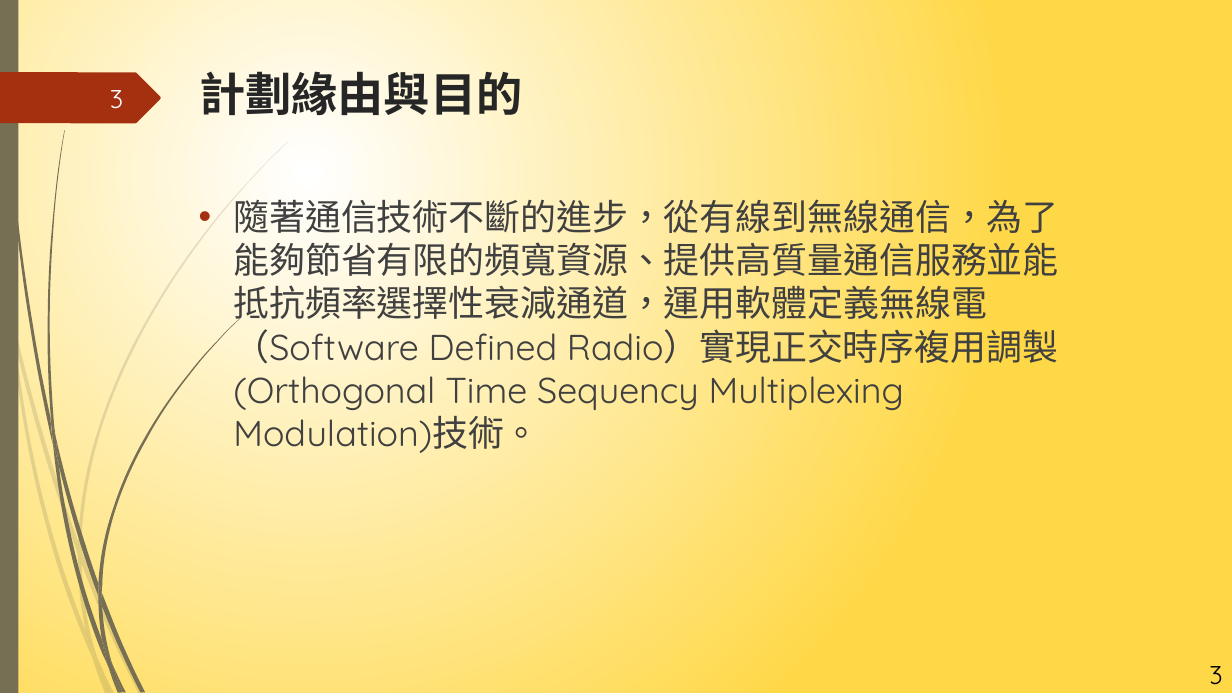
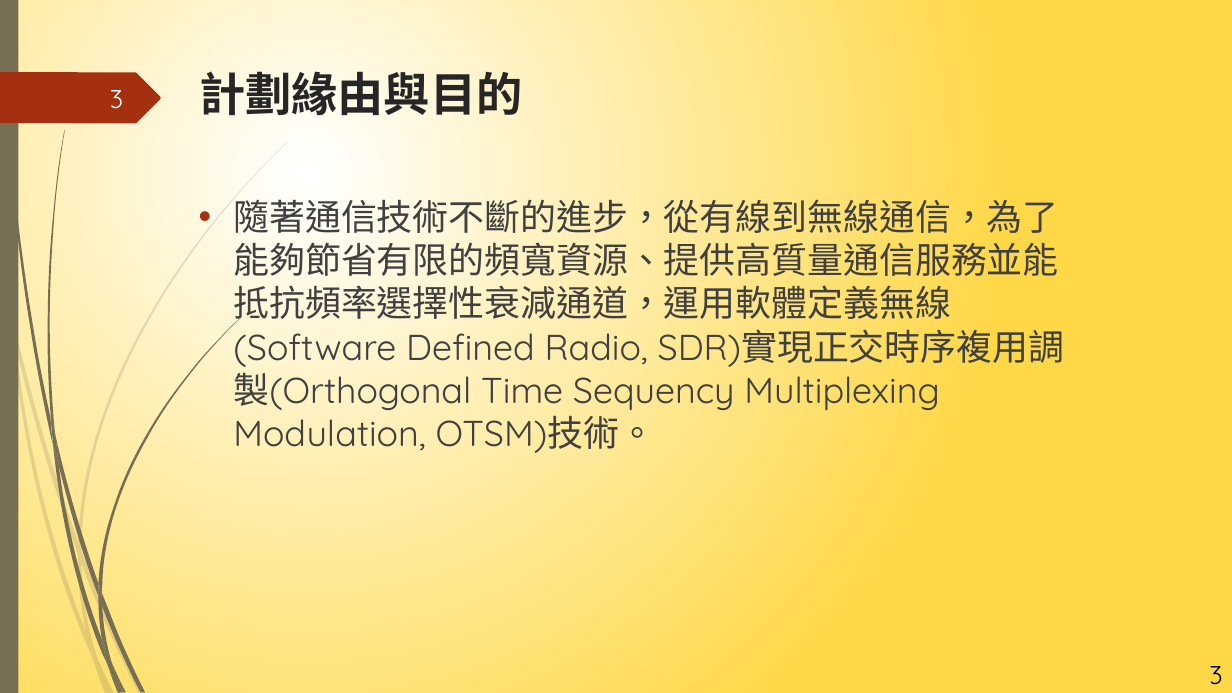
Before and after one commit to NIUWCSP/OTSM, a slide deck: slide 3 of report/以SDR實現OTSM通訊技術.pptx. Drawn at 1232x693 pixels with LibreOffice and Linux fonts; fonts in the diff are those of the drawing. Boxes give left, top, right and bottom in pixels: in the first picture for what was removed or moved away, otherwise in the second. Text is boxed around its words. In the diff, an @@ line names an element or a change of style, - is before the commit and + after.

Commit message:
更新 以SDR實現OTSM通訊技術.pptx

```diff
--- a/report/以SDR實現OTSM通訊技術.pptx
+++ b/report/以SDR實現OTSM通訊技術.pptx
@@ text at bbox=[233, 194, 1065, 453]: text changed @@
-• 隨著通信技術不斷的進步，從有線到無線通信，為了能夠節省有限的頻寬資源、提供高質量通信服務並能抵抗頻率選擇性衰減通道，運用軟體定義無線電（Software Defined Radio）實現正交時序複用調製(Orthogonal Time Sequency Multiplexing Modulation)技術。
+• 隨著通信技術不斷的進步，從有線到無線通信，為了能夠節省有限的頻寬資源、提供高質量通信服務並能抵抗頻率選擇性衰減通道，運用軟體定義無線(Software Defined Radio, SDR)實現正交時序複用調製(Orthogonal Time Sequency Multiplexing Modulation, OTSM)技術。
```
Also in this commit, not shown: 6 other slides changed, 1 slide added, 1 slide removed.
